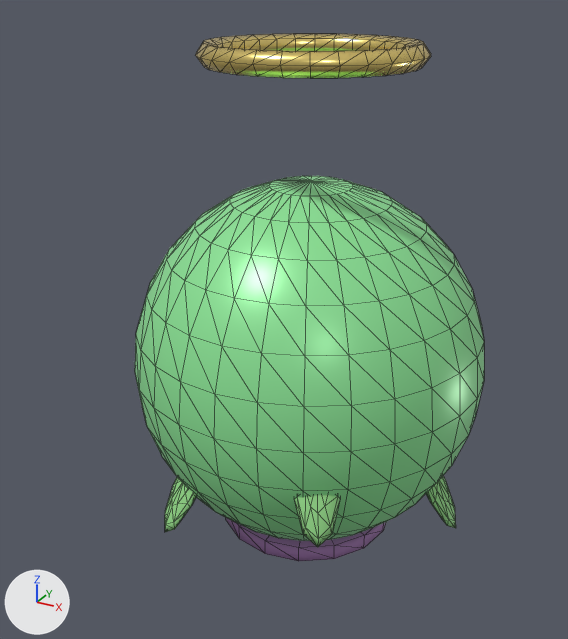
One commit to the glTF model public/assets/models/eggs/egg_alien_06.glb: the scene before it, then after it.
One viewpoint serves both versions: a 50 mm lens placed at (0.794, -1.547, 1.302), pointed at (-0.036, -0.038, 0.547). The lights are fixed; the arrows at lower left show +X, +Y and +Z. The first picture is the older version. Mesh edges are drawn as thin lines. Vertices at exactly the same position are counted once.

The first picture shows 'ball'.
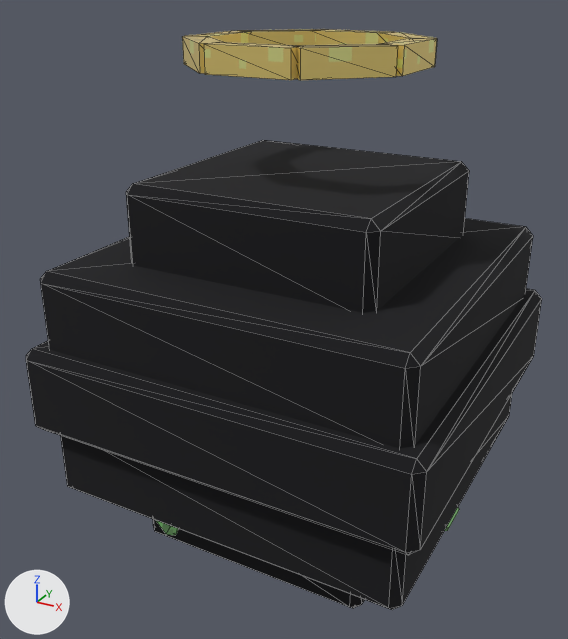
Where the change shows, as pixel boxes (x1, y1, x2, y2) in the pictures (568 x 639 px):
'ball', surface changed, reshaped, moved, rescaled (48% wider, 10% taller)
    before: (135, 33, 484, 561)
    after: (26, 29, 542, 610)
part 1 of me_ball, added (yellow)
    after: (381, 38, 437, 76)
part 2 of me_ball, added (yellow)
    after: (313, 29, 391, 45)
part 3 of me_ball, added (yellow)
    after: (187, 31, 251, 43)
part 4 of me_ball, added (yellow)
    after: (204, 42, 300, 80)
part 5 of me_ball, rebuilt (55% shorter)
    before: (135, 176, 484, 561)
    after: (126, 140, 469, 313)
part 6 of me_ball, deleted
    before: (165, 33, 456, 547)
part 7 of me_ball, added
    after: (26, 29, 542, 610)

What changed in the scene script:
```text
Add img_px3:
    img_px3 = load_image('px3', '_unpacked/px3', 16, 16, 'sRGB')
Change mat_m3:
    remove mat_m3.base_color = (1.0, 0.78, 0.25)  # yellow #ffe589
    add mat_m3.texture = img_px3
    mat_m3.metallic: 1.0 -> 0.7
    mat_m3.roughness: 0.25 -> 0.35
Add mat_outline_ink:
    mat_outline_ink = principled_material('Outline_Ink')
    mat_outline_ink.base_color = (0.004, 0.004, 0.006)  # black #0d0d12
    mat_outline_ink.roughness = 1.0
Change me_ball:
    used by ob_ball; location = (0.0, 0.0, 0.0)
    remove me_ball.from_pydata(...)  # 851 vertices, 1672 faces; spans x -0.432..0.432, y -0.42..0.42, z 0.0..1.174
    add me_ball.from_pydata(...)  # 360 vertices, 620 faces; spans x -0.78..0.78, y -0.78..0.78, z -1.0..1.0
    me_ball part 1: a new loose piece, a box spanning x 0.323..0.415, y -0.156..0.156, z 0.908..1.0, in mat_m3 (picture img_px3)
    me_ball part 2: a new loose piece, a box spanning x -0.156..0.156, y 0.323..0.415, z 0.908..1.0, in mat_m3 (picture img_px3)
    me_ball part 3: a new loose piece, a box spanning x -0.415..-0.323, y -0.156..0.156, z 0.908..1.0, in mat_m3 (picture img_px3)
    me_ball part 4: a new loose piece, a box spanning x -0.156..0.156, y -0.415..-0.323, z 0.908..1.0, in mat_m3 (picture img_px3)
    me_ball part 5: the loose piece of 399 vertices spanning x -0.408..0.432, y -0.42..0.42, z 0.0..0.88 is rebuilt with 24 vertices and now spans x -0.487..0.487, y -0.487..0.487, z 0.181..0.526, in mat_outline_ink (black #0d0d12)
    me_ball part 6: 7 loose pieces with 452 vertices, spanning x -0.432..0.415, y -0.387..0.387, z 0.079..1.174, are deleted
    me_ball part 7: 296 vertices added at x -0.78..0.78, y -0.78..0.78, z -1.0..1.0
    other edits to the shape of me_ball do not show in these pictures
    add me_ball.materials.append(mat_outline_ink)  # black #0d0d12
Change ob_ball:
    ob_ball.location: (0.0, 0.0, 0.0) -> (0.0, 0.0, 0.585)
    ob_ball.scale: (1.0, 1.0, 1.0) -> (0.596, 0.596, 0.596)
```
